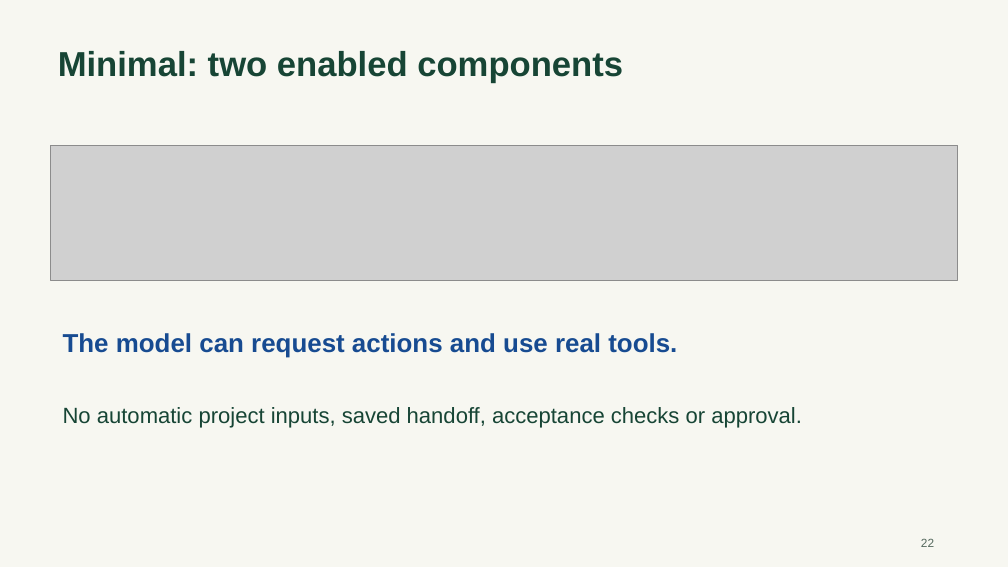
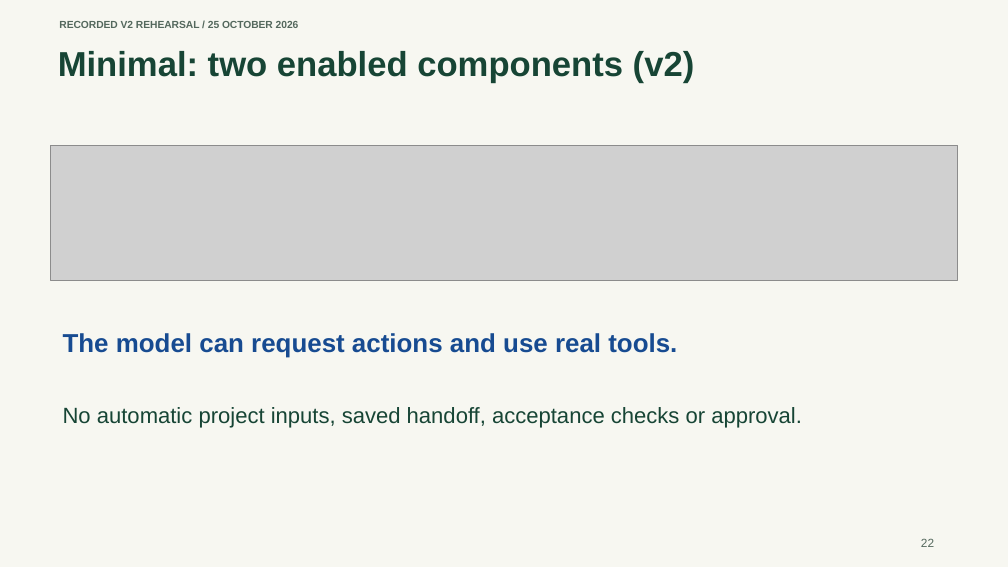
Before and after one commit to shubham-t/harness-lab, a slide deck: slide 22 of presentation/Agent-Harness-Workshop.pptx. Drawn at 1008x567 pixels with LibreOffice and Linux fonts; fonts in the diff are those of the drawing; grey boxes stand for pictures. Boxes give left, top, right and bottom in pixels: in the first picture for what was removed or moved away, otherwise in the second. Text is boxed around its words. In the diff, an @@ line names an element or a change of style, - is before the commit and + after.

Commit message:
Clarify live outcomes, harden rehearsal evaluation and record v3 evidence

```diff
--- a/presentation/Agent-Harness-Workshop.pptx
+++ b/presentation/Agent-Harness-Workshop.pptx
@@ text added at [59,21,299,28], 9.8 pt, text #54685D, bold @@
+RECORDED V2 REHEARSAL / 25 OCTOBER 2026
@@ text at [58,51,695,83]: text changed @@
-Minimal: two enabled components
+Minimal: two enabled components (v2)
```
Also in this commit, not shown: 12 other slides changed, 2 slides added, 45 other files.
